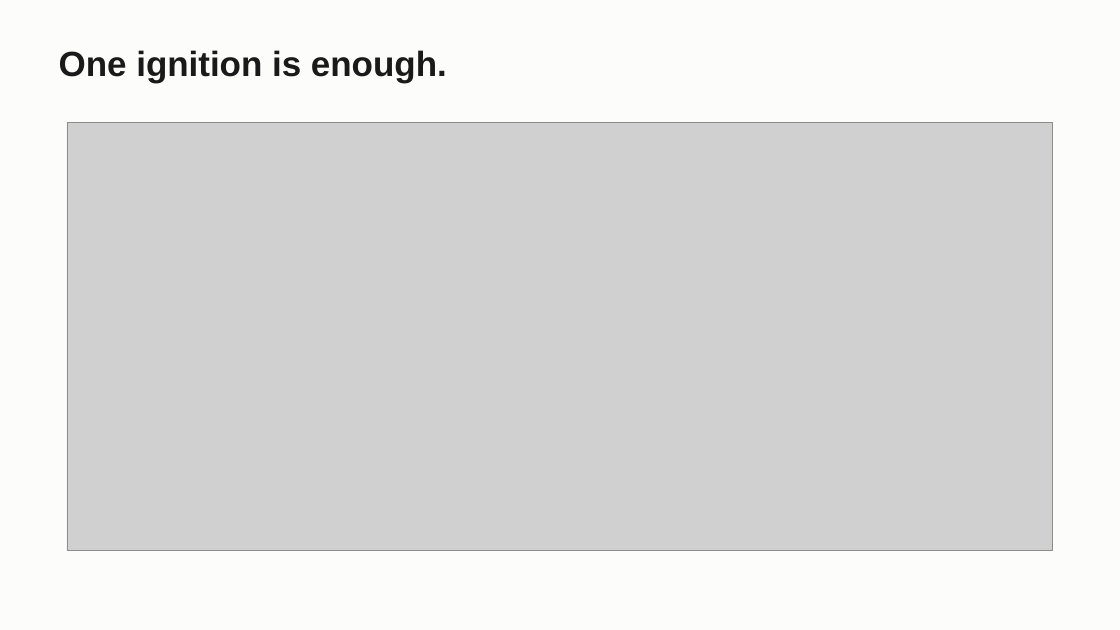
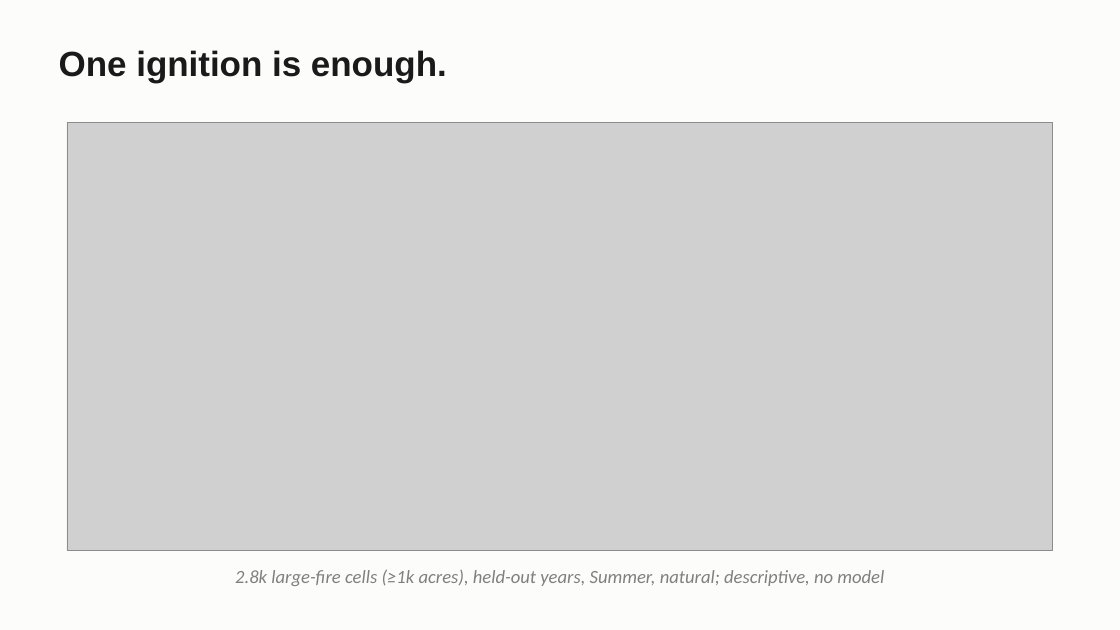
Before and after one commit to craig-rudman/MSDS696, a slide deck: slide 15 of coursework/W7/MSDS696_W7_Deck.pptx. Drawn at 1120x630 pixels with LibreOffice and Linux fonts; fonts in the diff are those of the drawing; grey boxes stand for pictures. Boxes give left, top, right and bottom in pixels: in the first picture for what was removed or moved away, otherwise in the second. Text is boxed around its words. In the diff, an @@ line names an element or a change of style, - is before the commit and + after.

```diff
--- a/coursework/W7/MSDS696_W7_Deck.pptx
+++ b/coursework/W7/MSDS696_W7_Deck.pptx
@@ text added at box(235, 569, 884, 586), 16 pt, text #808080, italic @@
+2.8k large-fire cells (≥1k acres), held-out years, Summer, natural; descriptive, no model
```
Also in this commit, not shown: 15 other slides changed, 1 other file.
